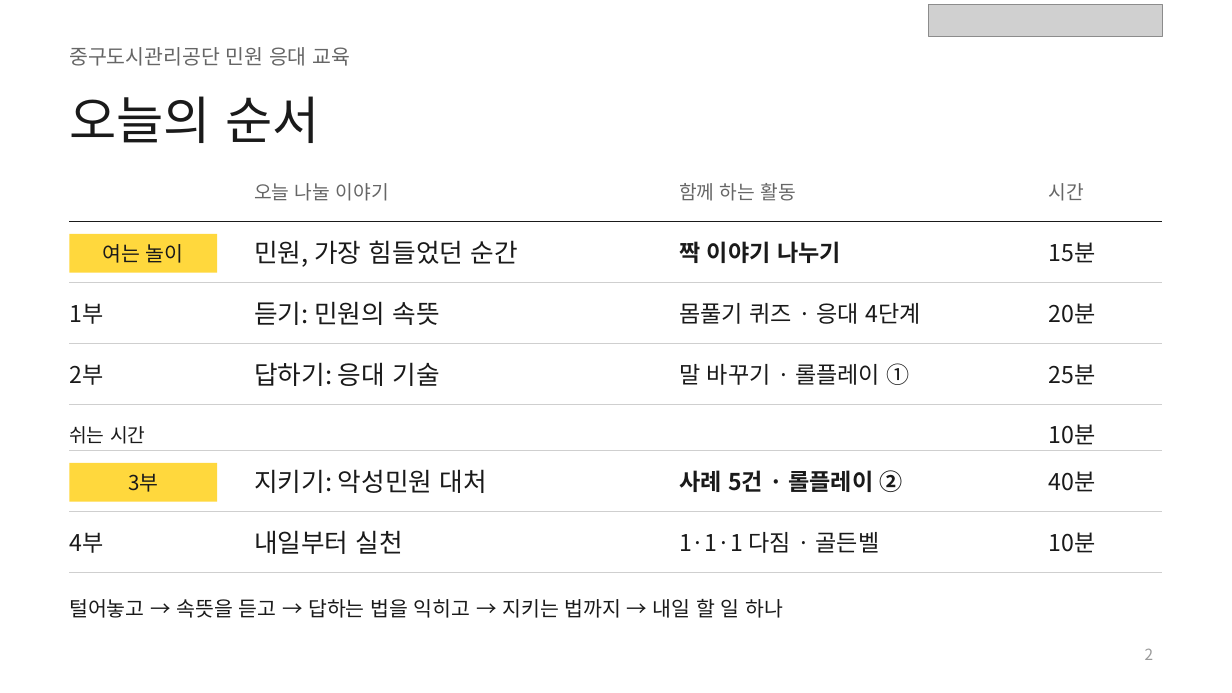
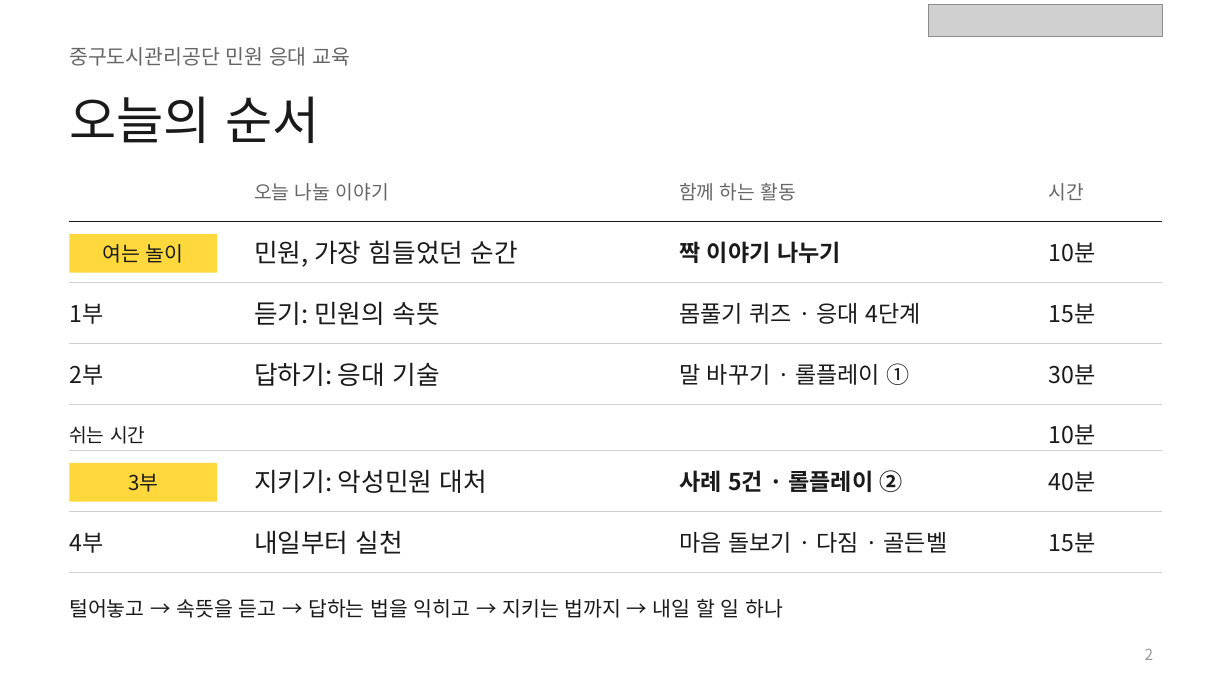
Before and after one commit to edupang79-crypto/prompt, a slide deck: slide 2 of 교안/중구도시관리공단_민원응대_교안.pptx. Drawn at 1232x693 pixels with LibreOffice and Linux fonts; fonts in the diff are those of the drawing; grey boxes stand for pictures. Boxes give left, top, right and bottom in pixels: in the first picture for what was removed or moved away, otherwise in the second. Text is boxed around its words. In the diff, an @@ line names an element or a change of style, - is before the commit and + after.

```diff
--- a/교안/중구도시관리공단_민원응대_교안.pptx
+++ b/교안/중구도시관리공단_민원응대_교안.pptx
@@ text added at [1049, 242, 1096, 263], 18 pt, text #1A1A1A @@
+10분
@@ text "15분": place and size @@
-text "15분" at [1049, 242, 1096, 263]
+text "15분" at [1049, 303, 1096, 324]
@@ text removed at [1049, 303, 1096, 324] @@
-20분
@@ text at [1049, 364, 1096, 385]: text changed @@
-25분
+30분
@@ text at [679, 532, 948, 553]: text changed @@
-1·1·1 다짐 · 골든벨
+마음 돌보기 · 다짐 · 골든벨
@@ text at [1049, 532, 1096, 553]: text changed @@
-10분
+15분
```
Also in this commit, not shown: 6 slides added.
